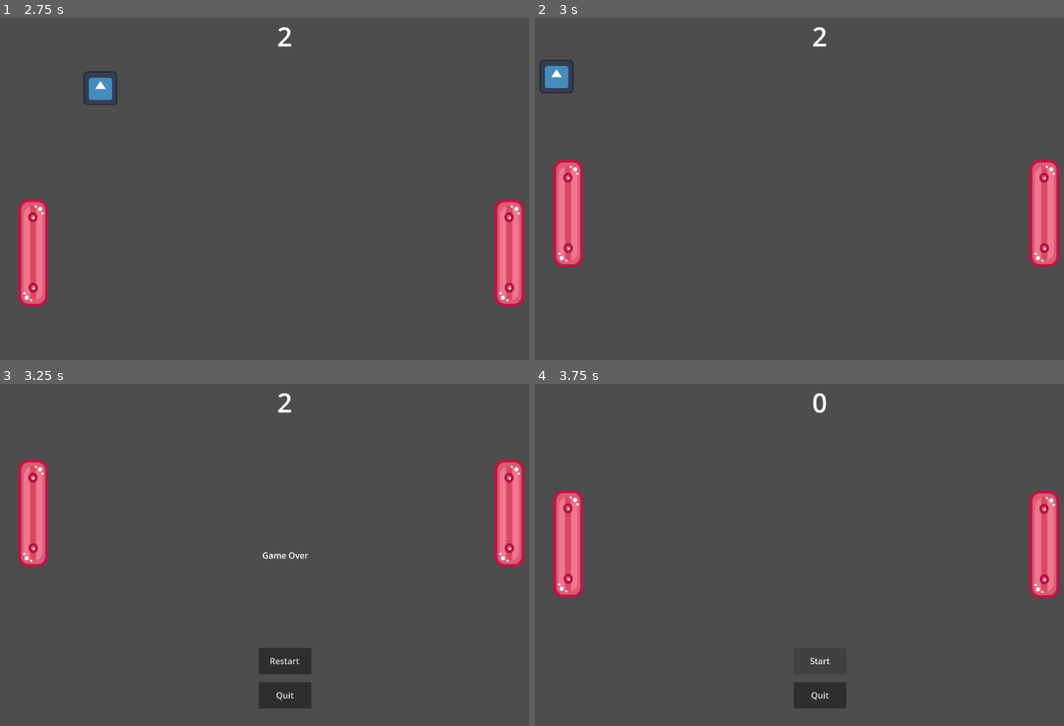
Above: before the commit, frames 1-4 (two rows, left to right).
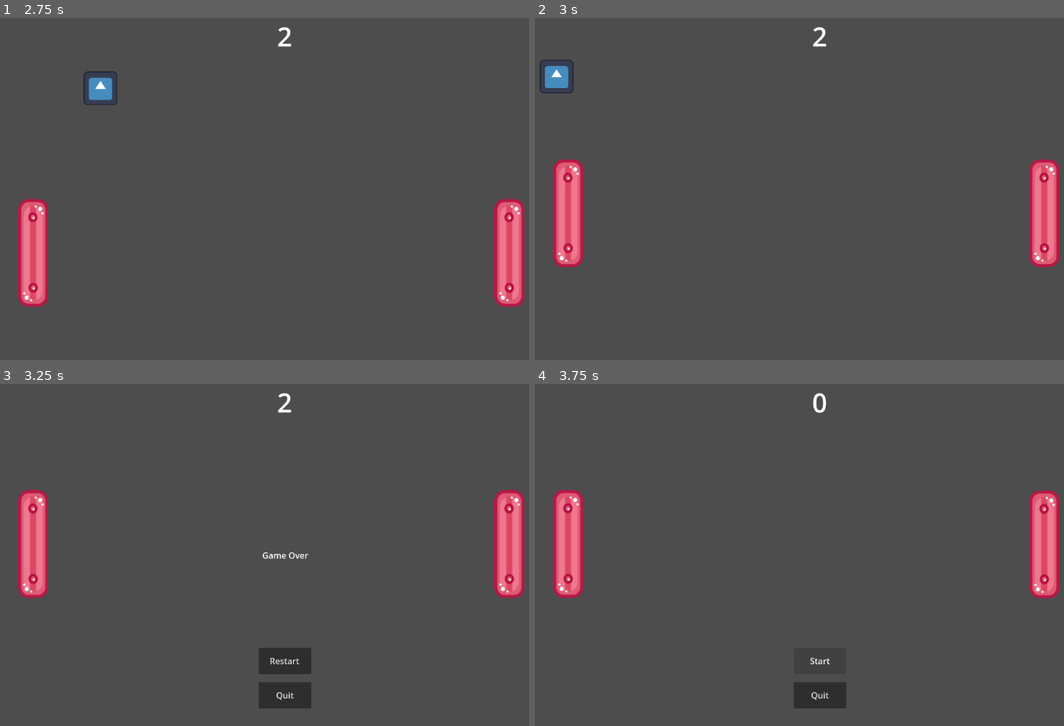
Above: after the commit, the same moments.

Repository: Anumberix/Godot-Pong
Game: Godot game, scene res://main.tscn
Same seed, same stepped clock (60 frames per second), same inputs: the game is played once before the commit and once after it. The project has no main scene, so this scene is started directly. The engine's default icon, where the game draws it, is replaced by a stand-in: a white triangle on a blue panel in a dark square.
Inputs:
- Up to frame 1 (2.75 s): click "Start" at 0.5 s; hold W (up) 1.28-2.03 s; hold S (down) from 2.03 s (still down)
- Up to frame 2 (3 s): release S (down) at 2.78 s; hold W (up) from 2.78 s (still down)
- Up to frame 3 (3.25 s): keep holding W (up)
- Up to frame 4 (3.75 s): release W (up) at 3.5 s; click "Restart" at 3.5 s

Frames 1-2 are identical in both runs. In frame 3, 2.6% of the frame differs, in the area x 3-100%, y 22-63%; in frame 4, nothing differs.

Commit message:
make the player unable to move while the game isn't active

Diff:
--- a/Player.gd
+++ b/Player.gd
@@ -1,6 +1,7 @@
 extends RigidBody2D
 
 @export var speed: float
+var game_running: bool = false
 
 # Called when the node enters the scene tree for the first time.
 func _ready():
@@ -9,11 +10,21 @@
 
 # Called every frame. 'delta' is the elapsed time since the previous frame.
 func _physics_process(delta):
+
 	var verticalInput = Input.get_axis("up", "down")
-	#move_and_collide(Vector2(0, verticalInput * speed))
-	move_local_y(verticalInput * delta * speed)
+
+	if (game_running):
+		move_local_y(verticalInput * delta * speed)
 
 	if (position.y > 550):
 		position.y = 550
 	if (position.y < 95):
 		position.y = 95
+
+
+func _on_ball_game_over():
+	game_running = false
+
+
+func _on_hud_start_game():
+	game_running = true
--- a/main.tscn
+++ b/main.tscn
@@ -37,5 +37,9 @@
 
 [node name="HUD" parent="." instance=ExtResource("3_nscir")]
 
+[connection signal="game_over" from="Ball" to="Player" method="_on_ball_game_over"]
+[connection signal="game_over" from="Ball" to="Player2" method="_on_ball_game_over"]
 [connection signal="game_over" from="Ball" to="HUD" method="game_over"]
 [connection signal="start_game" from="HUD" to="Ball" method="start"]
+[connection signal="start_game" from="HUD" to="Player" method="_on_hud_start_game"]
+[connection signal="start_game" from="HUD" to="Player2" method="_on_hud_start_game"]
